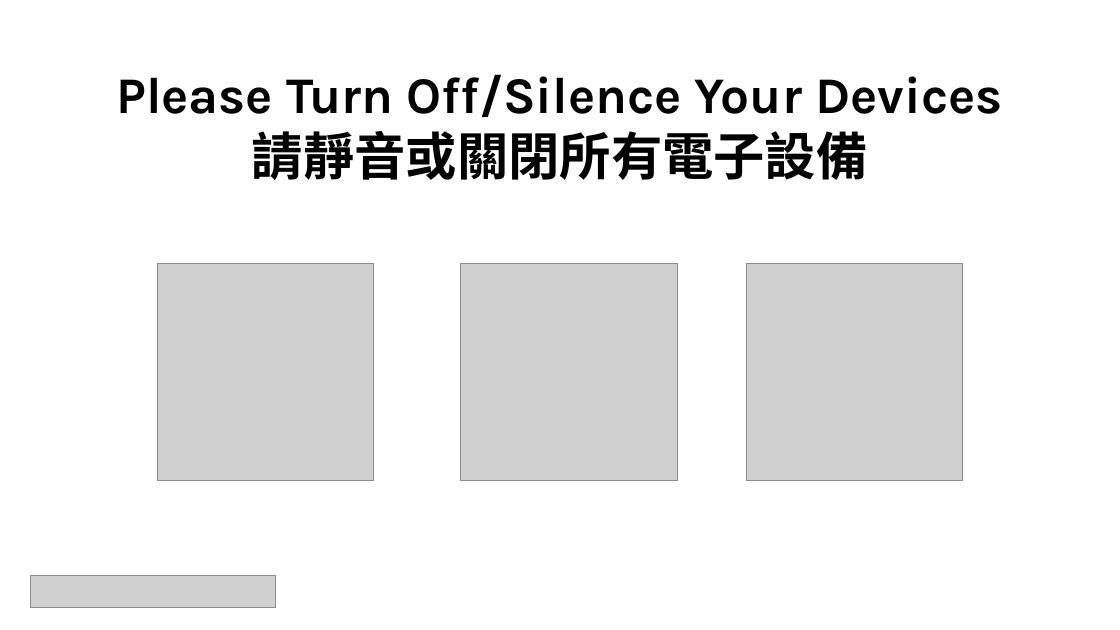
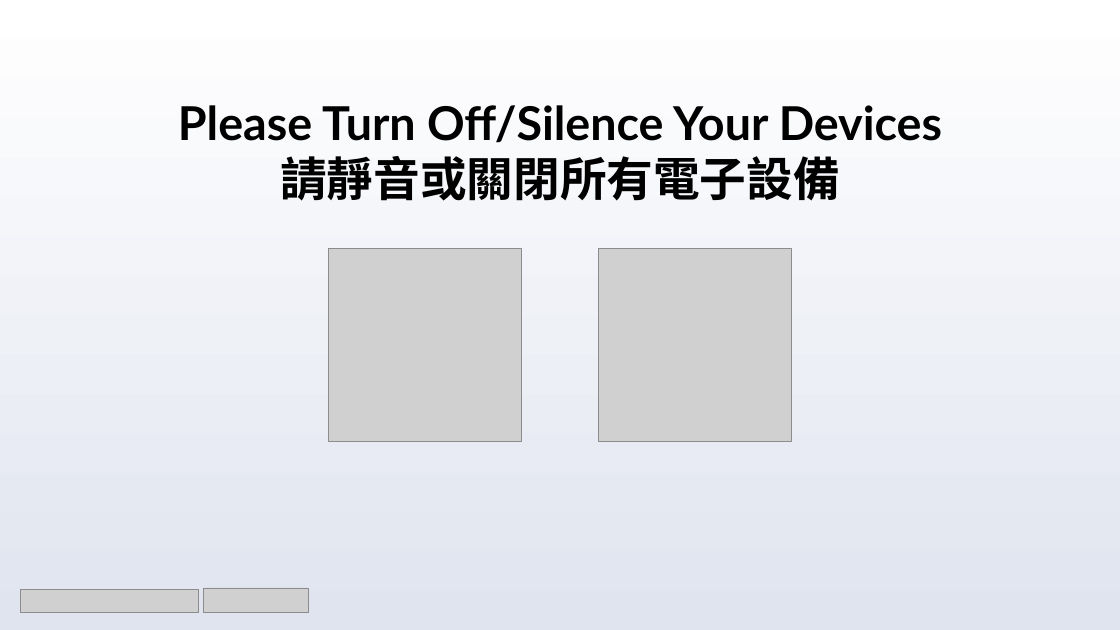
Before and after one commit to calebchanwy/tjc-powerpoint, a slide deck: slide 10 of TJCPowerPoint/Resources/ServiceWidescreen.pptx. Drawn at 1120x630 pixels with LibreOffice and Linux fonts; fonts in the diff are those of the drawing; grey boxes stand for pictures; background and template pictures are left out. Boxes give left, top, right and bottom in pixels: in the first picture for what was removed or moved away, otherwise in the second. Text is boxed around its words. In the diff, an @@ line names an element or a change of style, - is before the commit and + after.

Commit message:
19/01/23 PowerPoint new blue-themed design.
Removal of photo in background
Gradient based background
Lines to separate contents of slides

```diff
--- a/TJCPowerPoint/Resources/ServiceWidescreen.pptx
+++ b/TJCPowerPoint/Resources/ServiceWidescreen.pptx
@@ background picture (left out) to gradient #FFFFFF to #DFE4EF @@
@@ text "Please Turn Off/Silence Your Devices": place and size @@
-text "Please Turn Off/Silence Your Devices" at <box>116,74,1002,180</box>
+text "Please Turn Off/Silence Your Devices" at <box>178,105,942,201</box>
@@ text "Please Turn Off/Silence Your Devices" at <box>178,105,942,201</box>: size 44 to 40 pt; font Karla to Lato in "Please Turn Off/Silence Your Devices"; font Noto Sans CJK TC to Lato in "請靜音或關閉所有電子設備" @@
@@ picture: place and size @@
-picture at <box>157,264,374,481</box>
+picture at <box>329,249,521,441</box>
@@ picture: place and size @@
-picture at <box>461,264,678,481</box>
+picture at <box>599,249,791,441</box>
@@ picture removed at <box>746,264,963,481</box> @@
@@ picture added at <box>20,590,199,613</box> @@
@@ picture removed at <box>31,576,276,608</box> @@
@@ picture added at <box>203,588,308,613</box> @@
```
Also in this commit, not shown: 10 other slides changed, 45 other files.
